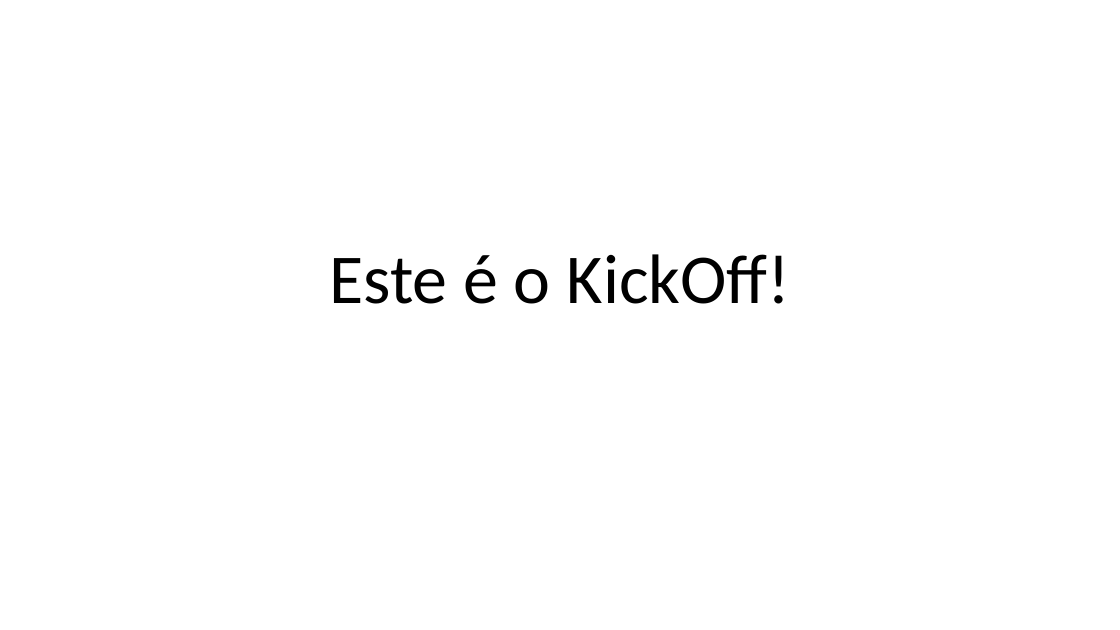
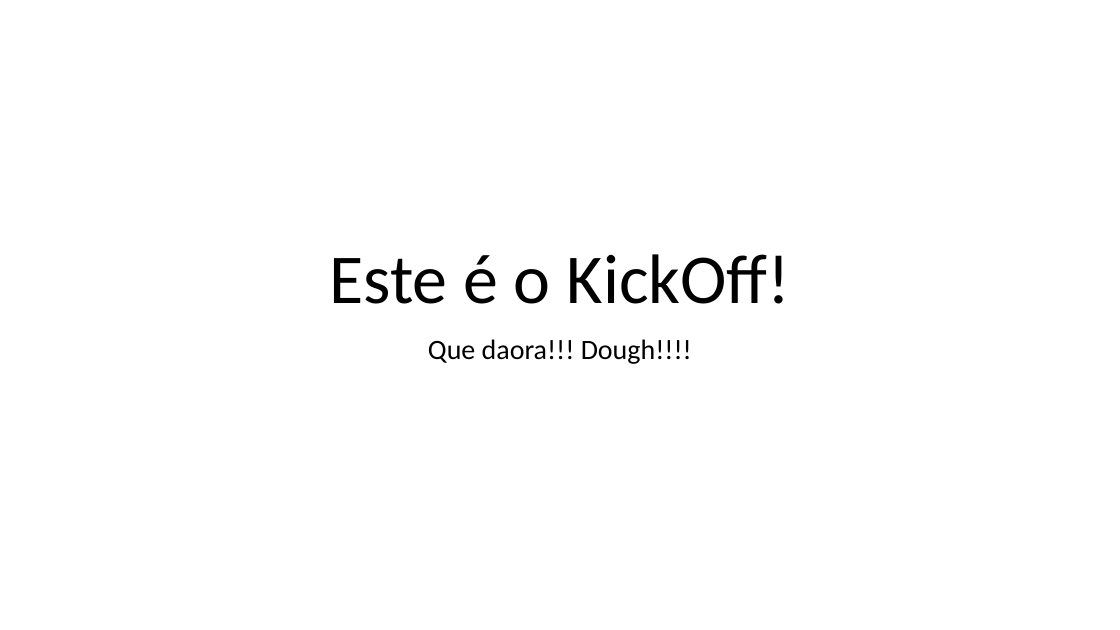
Before and after one commit to gabrielrodri33/2TDSPF-exemploGIT-2024, a slide deck: slide 1 of PastaDocumentos/Kickoff.pptx. Drawn at 1120x630 pixels with LibreOffice and Linux fonts; fonts in the diff are those of the drawing. Boxes give left, top, right and bottom in pixels: in the first picture for what was removed or moved away, otherwise in the second. Text is boxed around its words. In the diff, an @@ line names an element or a change of style, - is before the commit and + after.

Commit message:
2ª Versão do KickOff

```diff
--- a/PastaDocumentos/Kickoff.pptx
+++ b/PastaDocumentos/Kickoff.pptx
@@ subtitle added at [428,339,692,364], 24 pt, text #000000 @@
+Que daora!!! Dough!!!!
```
